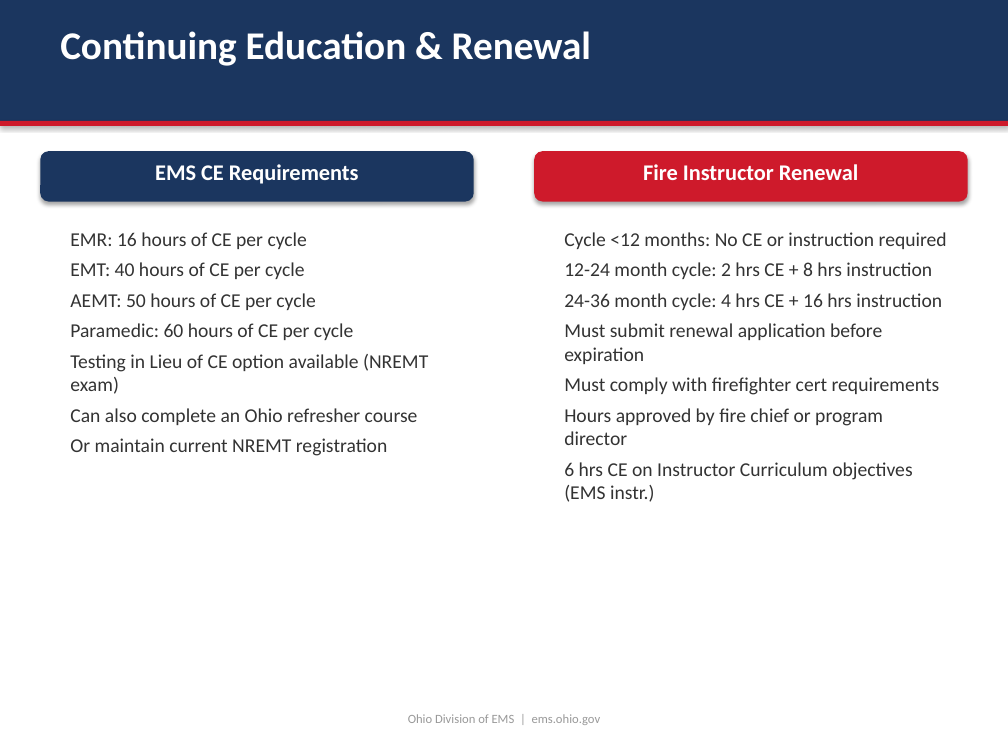
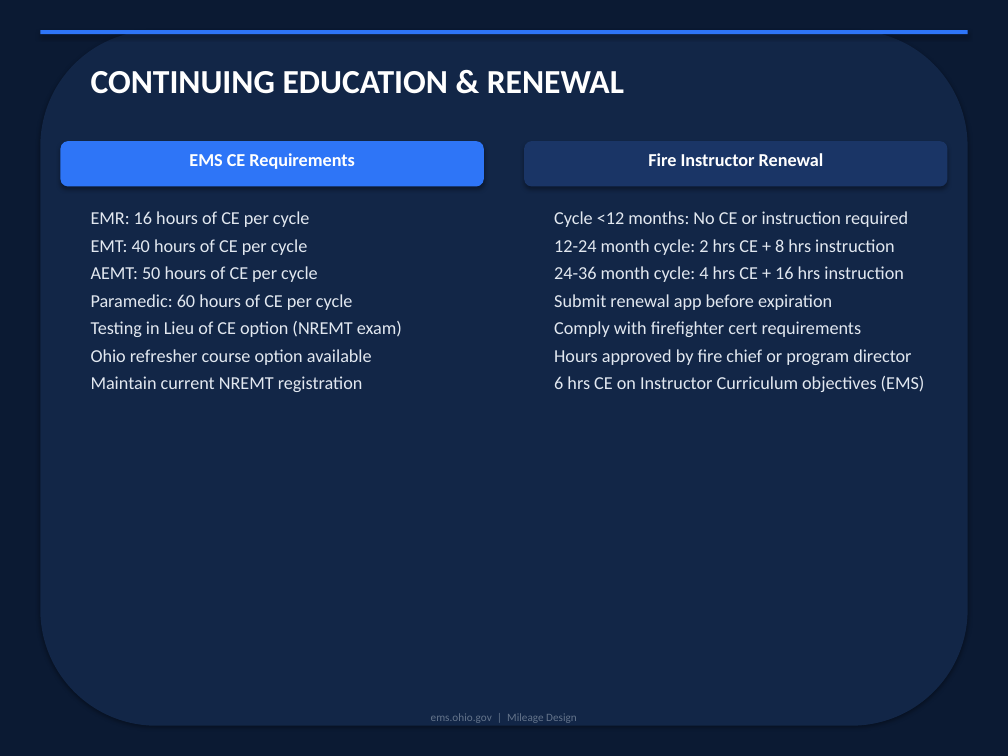
Before and after one commit to bbishilany/nicks-capstone, a slide deck: slide 11 of Ohio-Division-of-EMS-Presentation.pptx. Drawn at 1008x756 pixels with LibreOffice and Linux fonts; fonts in the diff are those of the drawing. Boxes give left, top, right and bottom in pixels: in the first picture for what was removed or moved away, otherwise in the second. Text is boxed around its words. In the diff, an @@ line names an element or a change of style, - is before the commit and + after.

```diff
--- a/Ohio-Division-of-EMS-Presentation.pptx
+++ b/Ohio-Division-of-EMS-Presentation.pptx
@@ background #FFFFFF to #0B1A33 @@
@@ rectangle removed at (x1=0, y1=0, x2=1008, y2=121) @@
@@ rectangle resized from (x1=0, y1=121, x2=1008, y2=126) to (x1=40, y1=30, x2=968, y2=34) @@
@@ rectangle at (x1=40, y1=30, x2=968, y2=34): fill #CE1A2B to #2E75F7 @@
@@ rounded rectangle added at (x1=40, y1=30, x2=968, y2=726), fill #122647 @@
@@ text at (x1=91, y1=71, x2=624, y2=94): text changed; size 28 to 24 pt @@
-Continuing Education & Renewal
+CONTINUING EDUCATION & RENEWAL
@@ rounded rectangle resized from (x1=40, y1=151, x2=474, y2=202) to (x1=60, y1=141, x2=484, y2=186) @@
@@ rounded rectangle at (x1=60, y1=141, x2=484, y2=186): fill #1B365F to #2E75F7 @@
@@ text "EMS CE Requirements" moved from (x1=155, y1=164, x2=359, y2=184) to (x1=189, y1=153, x2=354, y2=169) @@
@@ text "EMS CE Requirements" at (x1=189, y1=153, x2=354, y2=169): size 16 to 13 pt @@
@@ rounded rectangle resized from (x1=534, y1=151, x2=968, y2=202) to (x1=524, y1=141, x2=948, y2=186) @@
@@ rounded rectangle at (x1=524, y1=141, x2=948, y2=186): fill #CE1A2B to #1A3566 @@
@@ text "Fire Instructor Renewal" at (x1=648, y1=153, x2=824, y2=166): size 16 to 13 pt @@
@@ text "Fire Instructor Renewal" moved from (x1=643, y1=164, x2=859, y2=180) to (x1=648, y1=153, x2=824, y2=166) @@
@@ text "EMR: 16 hours of CE ..." moved from (x1=70, y1=232, x2=428, y2=456) to (x1=91, y1=211, x2=402, y2=392) @@
@@ text "Cycle <12 months: No CE ..." moved from (x1=564, y1=232, x2=947, y2=502) to (x1=554, y1=211, x2=925, y2=392) @@
@@ text at (x1=91, y1=211, x2=353, y2=310): size 14 to 13 pt, text colour #333333 to #E2E8F0 in "EMR: 16 hours of CE per cycle", "EMT: 40 hours of CE per cycle", "AEMT: 50 hours of CE per cycle", "Paramedic: 60 hours of CE per cycle"; less space between paragraphs @@
@@ text at (x1=554, y1=211, x2=911, y2=365): size 14 to 13 pt, text colour #333333 to #E2E8F0 in "Cycle <12 months: No CE or instruction ...", "12-24 month cycle: 2 hrs CE + ...", "24-36 month cycle: 4 hrs CE + ...", "Hours approved by fire chief or program ..."; less space between paragraphs @@
@@ text at (x1=554, y1=294, x2=862, y2=337): text changed; size 14 to 13 pt; text colour #333333 to #E2E8F0 @@
-Must submit renewal application before expiration
-Must comply with firefighter cert requirements
+Submit renewal app before expiration
+Comply with firefighter cert requirements
@@ text at (x1=91, y1=321, x2=402, y2=392): text changed; size 14 to 13 pt; text colour #333333 to #E2E8F0 @@
-Testing in Lieu of CE option available (NREMT exam)
-Can also complete an Ohio refresher course
-Or maintain current NREMT registration
+Testing in Lieu of CE option (NREMT exam)
+Ohio refresher course option available
+Maintain current NREMT registration
@@ text at (x1=554, y1=376, x2=925, y2=392): text changed; size 14 to 13 pt; text colour #333333 to #E2E8F0 @@
-6 hrs CE on Instructor Curriculum objectives (EMS instr.)
+6 hrs CE on Instructor Curriculum objectives (EMS)
@@ text at (x1=431, y1=713, x2=577, y2=723): text changed; size 9 to 8 pt; text colour #999999 to #64748B @@
-Ohio Division of EMS | ems.ohio.gov
+ems.ohio.gov | Mileage Design
```
Also in this commit, not shown: 29 other slides changed, 7 other files.
